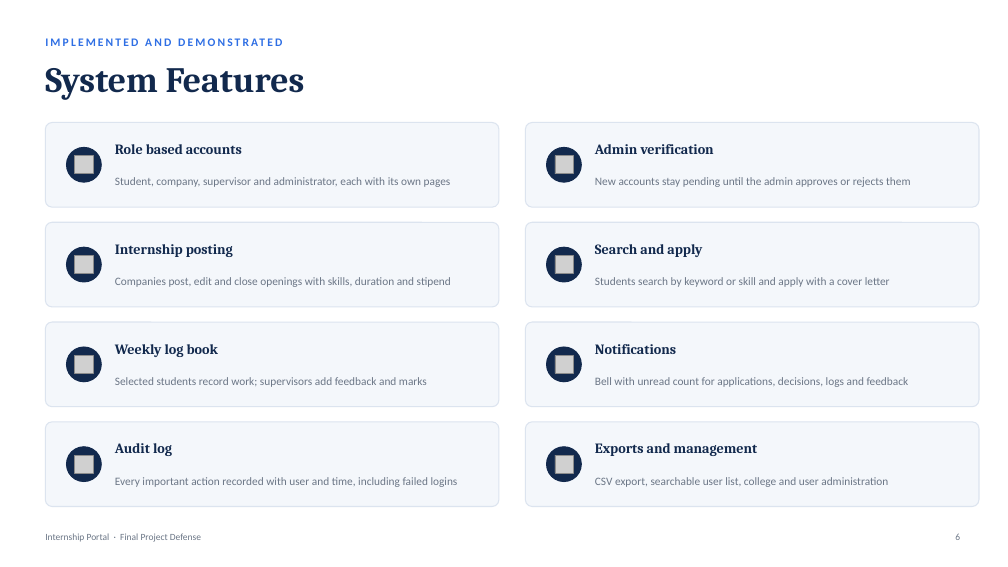
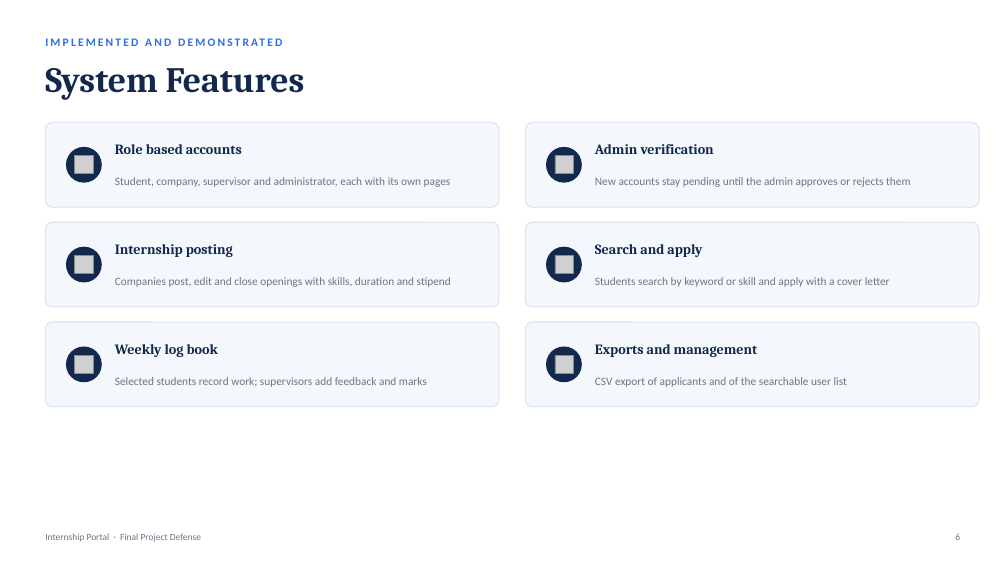
Before and after one commit to RamSinghKarki/Internship_Portal, a slide deck: slide 6 of docs/Final_Defense_Presentation.pptx. Drawn at 1008x567 pixels with LibreOffice and Linux fonts; fonts in the diff are those of the drawing; grey boxes stand for pictures. Boxes give left, top, right and bottom in pixels: in the first picture for what was removed or moved away, otherwise in the second. Text is boxed around its words. In the diff, an @@ line names an element or a change of style, - is before the commit and + after.

```diff
--- a/docs/Final_Defense_Presentation.pptx
+++ b/docs/Final_Defense_Presentation.pptx
@@ text at bbox=[595, 344, 758, 357]: text changed @@
-Notifications
+Exports and management
@@ text at bbox=[595, 377, 847, 387]: text changed @@
-Bell with unread count for applications, decisions, logs and feedback
+CSV export of applicants and of the searchable user list
@@ rounded rectangle removed at bbox=[45, 422, 499, 507] @@
@@ ellipse removed at bbox=[67, 447, 101, 482] @@
@@ text removed at bbox=[115, 443, 172, 456] @@
-Audit log
@@ rounded rectangle removed at bbox=[526, 422, 979, 507] @@
@@ ellipse removed at bbox=[547, 447, 582, 482] @@
@@ text removed at bbox=[595, 443, 758, 456] @@
-Exports and management
@@ picture removed at bbox=[75, 455, 93, 473] @@
@@ text removed at bbox=[115, 477, 458, 487] @@
-Every important action recorded with user and time, including failed logins
@@ picture removed at bbox=[555, 455, 573, 473] @@
@@ text removed at bbox=[595, 477, 888, 487] @@
-CSV export, searchable user list, college and user administration
```
Also in this commit, not shown: 8 other slides changed, 43 other files.
